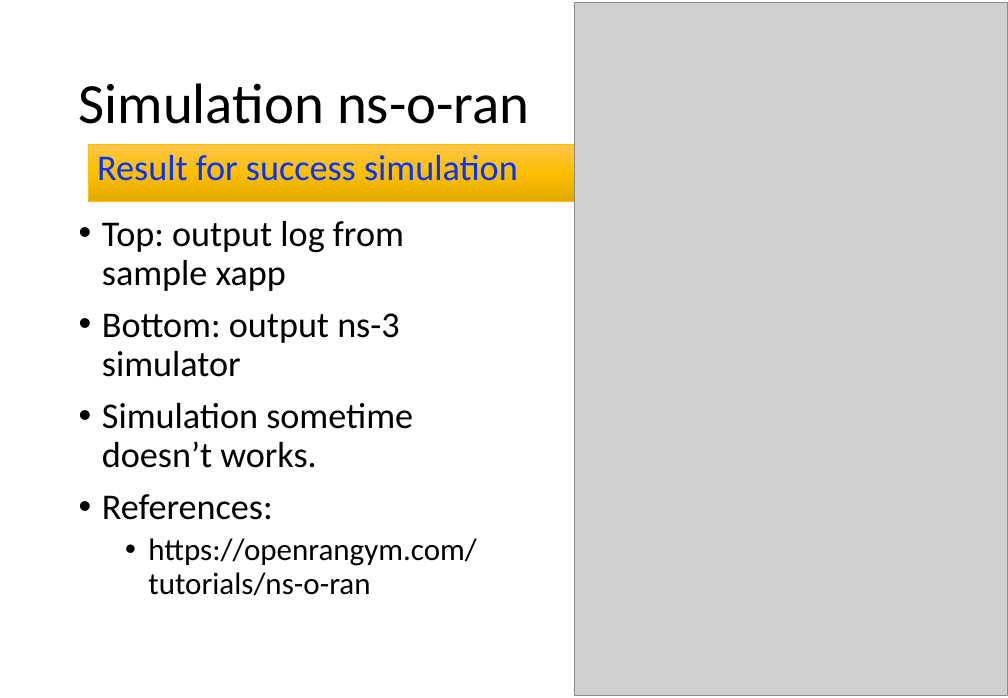
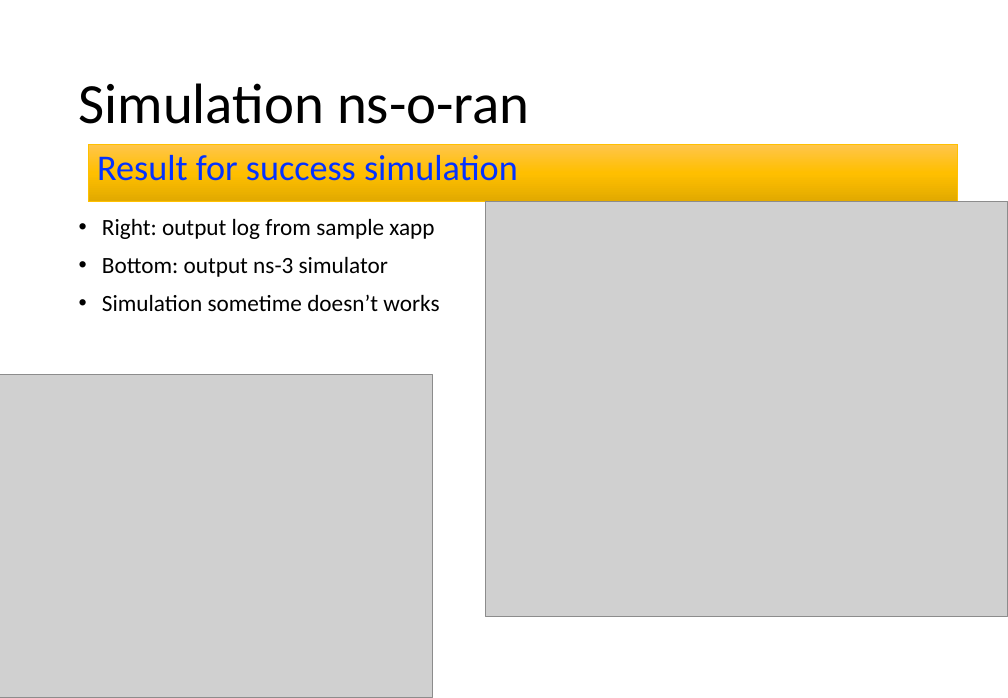
Before and after one commit to dhanifudin/presentation, a slide deck: slide 6 of O-RAN 20230227-20230303.pptx. Drawn at 1008x698 pixels with LibreOffice and Linux fonts; fonts in the diff are those of the drawing; grey boxes stand for pictures. Boxes give left, top, right and bottom in pixels: in the first picture for what was removed or moved away, otherwise in the second. Text is boxed around its words. In the diff, an @@ line names an element or a change of style, - is before the commit and + after.

Commit message:
update picture

```diff
--- a/O-RAN 20230227-20230303.pptx
+++ b/O-RAN 20230227-20230303.pptx
@@ picture: place and size @@
-picture at box(575, 3, 1008, 695)
+picture at box(486, 201, 1008, 617)
@@ text at box(102, 219, 434, 239): text changed; size 28 to 18 pt @@
-• Top: output log from sample xapp
+• Right: output log from sample xapp
@@ text at box(102, 257, 388, 277): size 28 to 18 pt in "Bottom: output ns-3 simulator" @@
@@ text at box(102, 294, 439, 311): text changed; size 28 to 18 pt @@
-• Simulation sometime doesn’t works.
-• References:
-  • https://openrangym.com/tutorials/ns-o-ran
+• Simulation sometime doesn’t works
@@ picture added at box(0, 375, 433, 698) @@
```
Also in this commit, not shown: 1 other slide changed.
